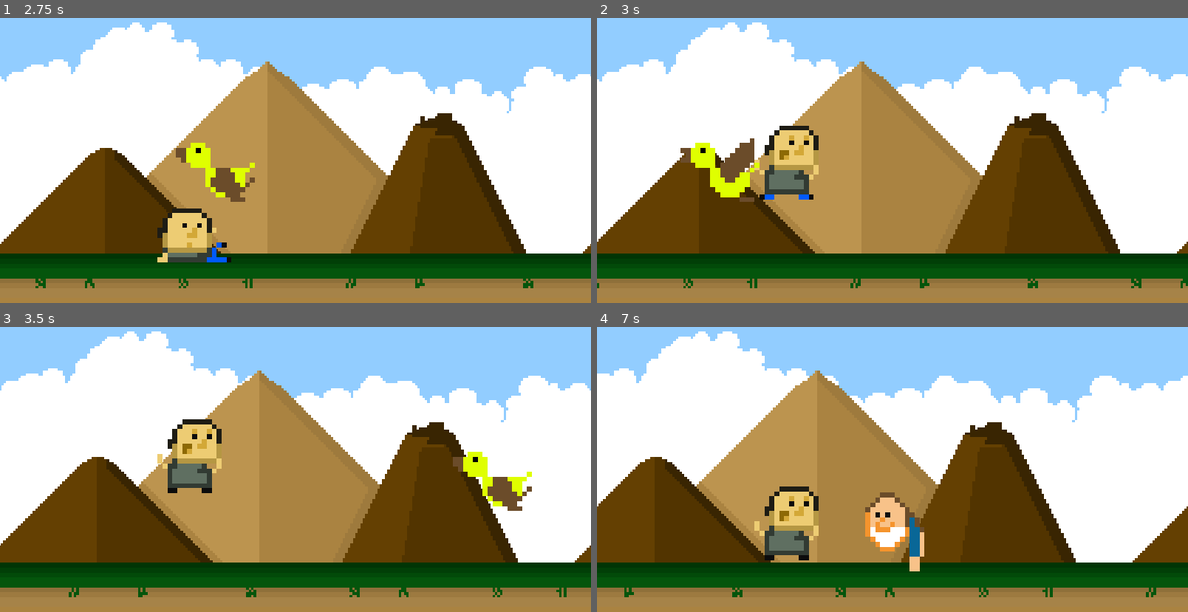
Above: before the commit, frames 1-4 (two rows, left to right).
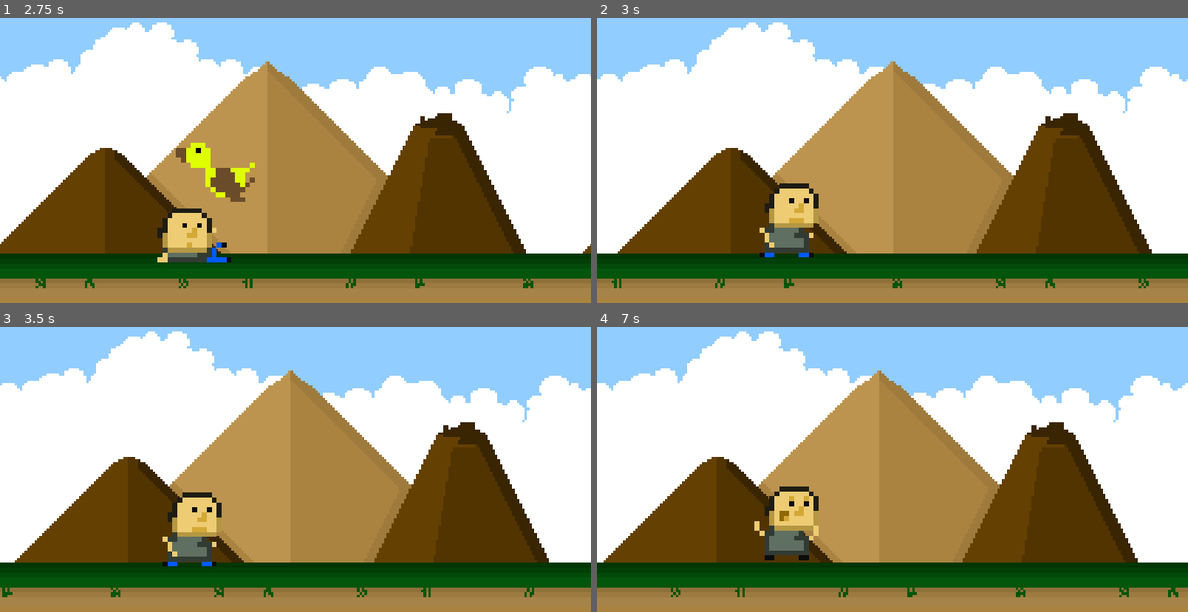
Above: after the commit, the same moments.

Repository: alexporcena/godot-endlessrunner
Game: Godot game, scene res://cenas/Jogo.tscn
The game is run twice, just before and just after one commit, with the same random seed, the same clock (stepped at 60 frames per second) and the same inputs. The project has no main scene, so this scene is started directly.
Inputs:
- Up to frame 1 (2.75 s): hold Up (ui_up) 0.53-2.03 s; hold Down (ui_down) from 2.03 s (still down)
- Up to frame 2 (3 s): release Down (ui_down) at 2.78 s; hold Up (ui_up) from 2.78 s (still down)
- Up to frame 3 (3.5 s): keep holding Up (ui_up)
- Up to frame 4 (7 s): release Up (ui_up) at 4.28 s; hold Down (ui_down) 4.28-5.03 s; tap Up (ui_up) at 4.52, 6.02, 6.77 s; hold Up (ui_up) 5.03-5.78 s; hold Down (ui_down) from 5.78 s (still down)

Frame 1 is identical in both runs. In frame 2, 20% of the frame differs, in the area x 0-100%, y 1-95%; in frame 3, 20%; in frame 4, 30%.

Commit message:
Add files via upload

Diff:
--- a/cenas/Inimigo.tscn
+++ b/cenas/Inimigo.tscn
@@ -5,38 +5,38 @@
 
 [sub_resource type="AtlasTexture" id=1]
 atlas = ExtResource( 1 )
-region = Rect2( 0, 0, 64, 64 )
+region = Rect2( 128, 0, 64, 64 )
 
 [sub_resource type="AtlasTexture" id=2]
 atlas = ExtResource( 1 )
-region = Rect2( 64, 0, 64, 64 )
+region = Rect2( 192, 0, 64, 64 )
 
 [sub_resource type="AtlasTexture" id=3]
 atlas = ExtResource( 1 )
-region = Rect2( 128, 0, 64, 64 )
+region = Rect2( 256, 0, 64, 64 )
 
 [sub_resource type="AtlasTexture" id=4]
 atlas = ExtResource( 1 )
-region = Rect2( 192, 0, 64, 64 )
+region = Rect2( 320, 0, 64, 64 )
 
 [sub_resource type="AtlasTexture" id=5]
 atlas = ExtResource( 1 )
-region = Rect2( 256, 0, 64, 64 )
+region = Rect2( 0, 0, 64, 64 )
 
 [sub_resource type="AtlasTexture" id=6]
 atlas = ExtResource( 1 )
-region = Rect2( 320, 0, 64, 64 )
+region = Rect2( 64, 0, 64, 64 )
 
 [sub_resource type="SpriteFrames" id=7]
 animations = [ {
-"frames": [ SubResource( 1 ), SubResource( 2 ) ],
+"frames": [ SubResource( 1 ), SubResource( 2 ), SubResource( 3 ), SubResource( 4 ) ],
+"loop": true,
+"name": "homem",
+"speed": 5.0
+}, {
+"frames": [ SubResource( 5 ), SubResource( 6 ) ],
 "loop": true,
 "name": "passaro",
-"speed": 5.0
-}, {
-"frames": [ SubResource( 3 ), SubResource( 4 ), SubResource( 5 ), SubResource( 6 ) ],
-"loop": true,
-"name": "homem",
 "speed": 5.0
 } ]
 
@@ -58,3 +58,4 @@
 [node name="CollisionPolygon2DPassaro" type="CollisionPolygon2D" parent="."]
 polygon = PoolVector2Array( -20, -20, -20, -16, -32, -16, -32, -12, -28, -12, -28, -8, -32, -8, -32, -4, -20, -4, -20,  …(311 unchanged characters)…
 disabled = true
+[connection signal="body_entered" from="." to="." method="_on_Inimigo_body_entered"]
--- a/cenas/Jogador.tscn
+++ b/cenas/Jogador.tscn
@@ -65,10 +65,8 @@
 playing = true
 
 [node name="CollisionPolygon2DCorrendo" type="CollisionPolygon2D" parent="."]
-visible = false
 polygon = PoolVector2Array( -12, -32, -12, -28, -16, -28, -16, -24, -20, -24, -20, -16, -24, -16, -24, -8, -20, -8, -20 …(247 unchanged characters)…
 
 [node name="CollisionPolygon2DAbaixando" type="CollisionPolygon2D" parent="."]
-visible = false
 polygon = PoolVector2Array( -20, -12, -20, -8, -24, -8, -24, -4, -28, -4, -28, 4, -32, 4, -32, 12, -28, 12, -28, 28, -32, 28, -32, 32, 28, 32, 28, 28, 16, 28, 16, 20, 24, 20, 24, 16, 16, 16, 15, 20, 12, 20, 12, 8, 16, 8, 16, 4, 12, 4, 12, -4, 8, -4, 8, -8, 4, -8, 4, -12 )
 disabled = true
--- a/cenas/Jogo.tscn
+++ b/cenas/Jogo.tscn
@@ -27,4 +27,9 @@
 [node name="TimerInimigo" type="Timer" parent="."]
 wait_time = 1.5
 autostart = true
+
+[node name="TimerPontuacao" type="Timer" parent="."]
+wait_time = 2.0
+autostart = true
 [connection signal="timeout" from="TimerInimigo" to="." method="_on_TimerInimigo_timeout"]
+[connection signal="timeout" from="TimerPontuacao" to="." method="_on_TimerPontuacao_timeout"]
--- a/project.godot
+++ b/project.godot
@@ -18,6 +18,10 @@
 config/name="TutorialYoutube"
 config/icon="res://icon.png"
 
+[autoload]
+
+Global="*res://scripts/Global.gd"
+
 [display]
 
 window/size/width=480
--- /dev/null
+++ b/scripts/Global.gd
@@ -0,0 +1,4 @@
+extends Node
+
+var pontuacao = 0
+var recorde_pontuacao = 0
--- a/scripts/Inimigo.gd
+++ b/scripts/Inimigo.gd
@@ -25,3 +25,13 @@
 
 func _physics_process(delta):
 	position.x -= velocidade
+
+	if position.x < -32:
+		queue_free()
+
+
+func _on_Inimigo_body_entered(body):
+	if body.name == "Jogador":
+		if Global.pontuacao > Global.recorde_pontuacao:
+			Global.recorde_pontuacao = Global.pontuacao
+		get_tree().change_scene("res://cenas/Jogo.tscn")
--- a/scripts/Jogo.gd
+++ b/scripts/Jogo.gd
@@ -2,6 +2,15 @@
 
 const INIMIGO = preload("res://cenas/Inimigo.tscn")
 
+func _ready():
+	Global.pontuacao = 0
+
 func _on_TimerInimigo_timeout():
 	var inimigo = INIMIGO.instance()
 	add_child(inimigo)
+
+
+func _on_TimerPontuacao_timeout():
+	Global.pontuacao += 1
+	print(String(Global.pontuacao) + " PONTOS")
+	print(String(Global.recorde_pontuacao) + " E O SEU RECORDE PESSOAL")
